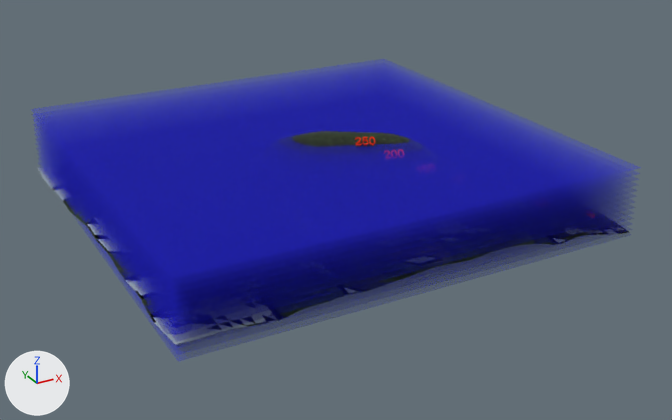
A saved change to the COLLADA model superficies/Prudentopolis1.dae.
Both versions are drawn from a 50 mm camera at (-1783.0, -3500.0, 1348.0) aimed at (69.0, -132.0, -335.0). Arrows for +X, +Y and +Z are at lower left; the lights stay in place.

The first picture shows 'SketchUp'.
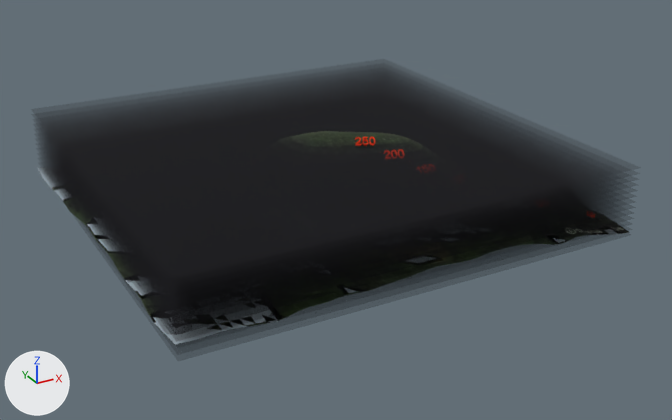
Boxes [x1, y1, x2, y2] around the edits, measured in the pictures (672 x 420 px):
```json
{"object": "SketchUp", "change": "recoloured", "before": [31, 59, 641, 361], "after": [31, 59, 641, 361], "on screen": "blue to black"}
```

Edits to the scene script, one JSON object a line:
```json
{"op": "set", "path": "mat_color_a05.base_color", "old": "(0.0, 0.0, 0.604)", "new": "(0.0, 0.0, 0.00394)", "note": "blue #0000cc -> black #00000d"}
```
